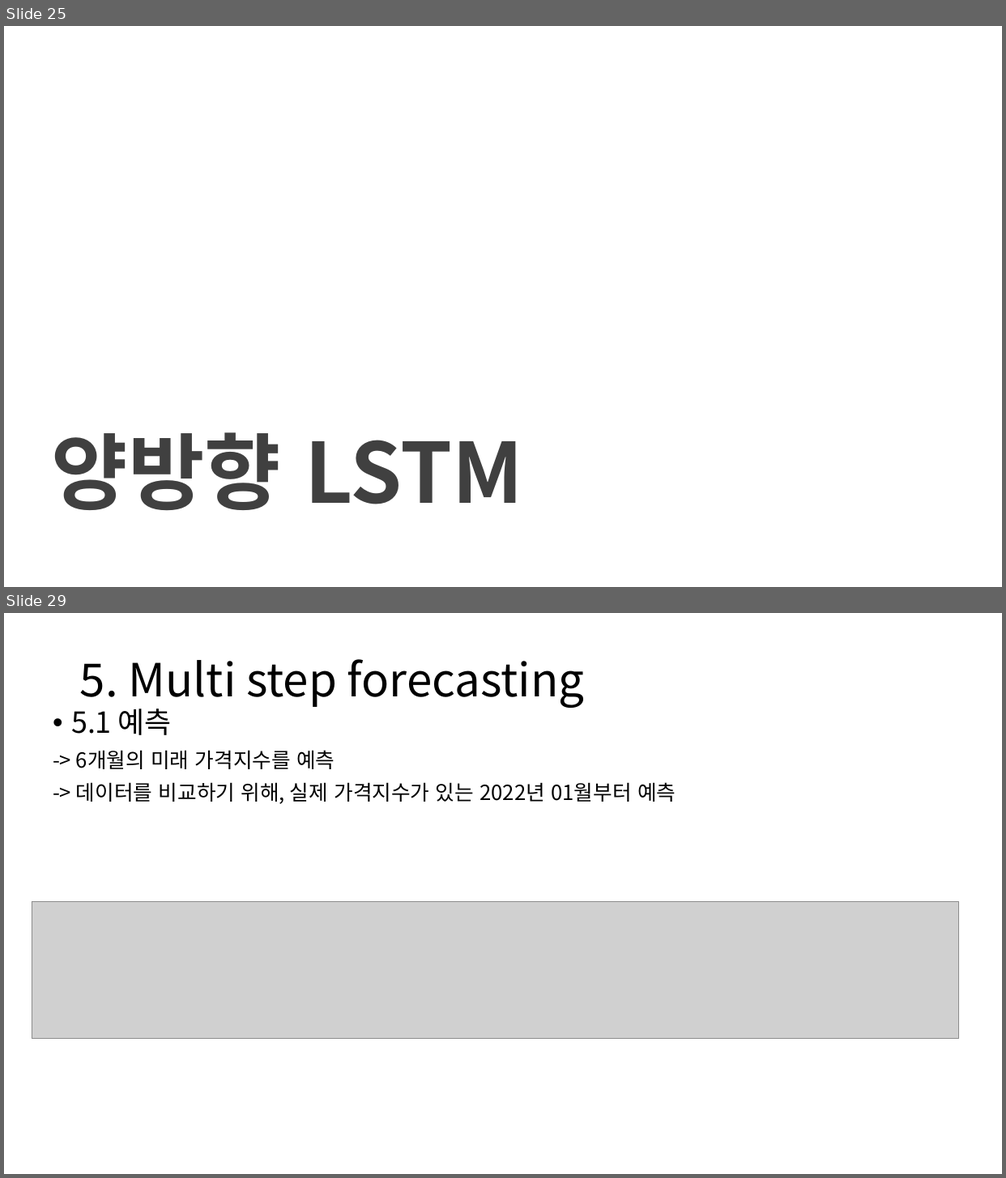
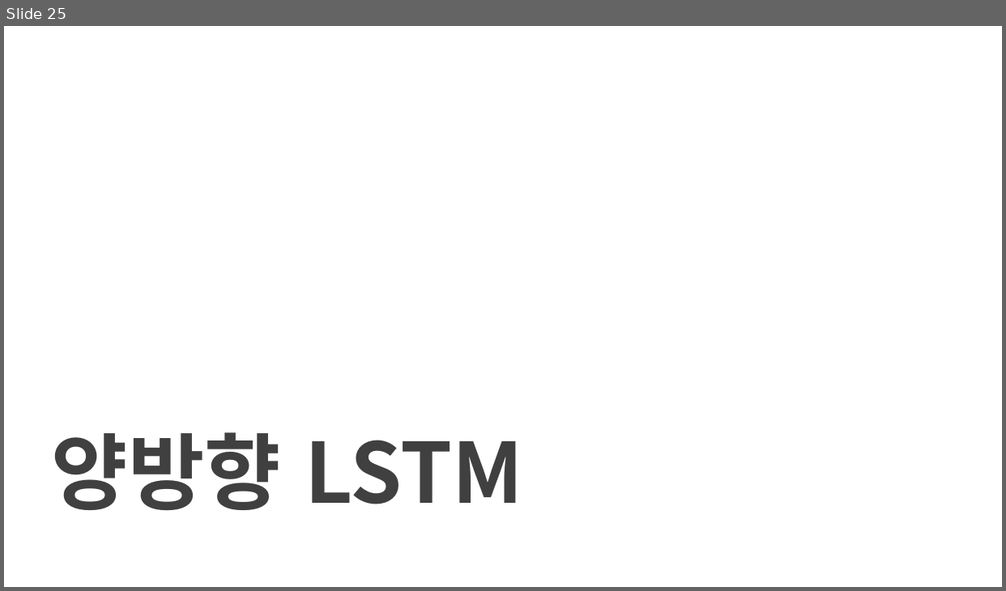
Before and after one commit to squirrelabbit/TIL, a slide deck: 퐈날프로젝트/경기도 부동산프로젝트.pptx. Shown one above the other, each under a label of ours: slides 25 and 29 before the commit, slide 25 after it; the slides between them are not shown. The pictures are 1006x1178 and 1006x591 pixels, drawn with LibreOffice and Linux fonts; fonts in the diff are those of the drawing; grey boxes stand for pictures; background and template pictures are left out. Boxes give left, top, right and bottom in pixels: in the first picture for what was removed or moved away, otherwise in the second. Text is boxed around its words. In the diff, an @@ line names an element or a change of style, - is before the commit and + after.

```diff
--- a/퐈날프로젝트/경기도 부동산프로젝트.pptx
+++ b/퐈날프로젝트/경기도 부동산프로젝트.pptx
@@ slide 29 removed at box(4, 613, 1002, 1174), background #FFFFFF @@
@@ title removed at box(80, 659, 585, 708) @@
-5. Multi step forecasting
@@ text removed at box(71, 709, 675, 804) @@
-• 5.1 예측
--> 6개월의 미래 가격지수를 예측
--> 데이터를 비교하기 위해, 실제 가격지수가 있는 2022년 01월부터 예측
@@ picture removed at box(32, 902, 959, 1039) @@
```
Also in this commit, not shown: 17 slides changed, 5 slides added, 6 other slides removed, 14 other files.
